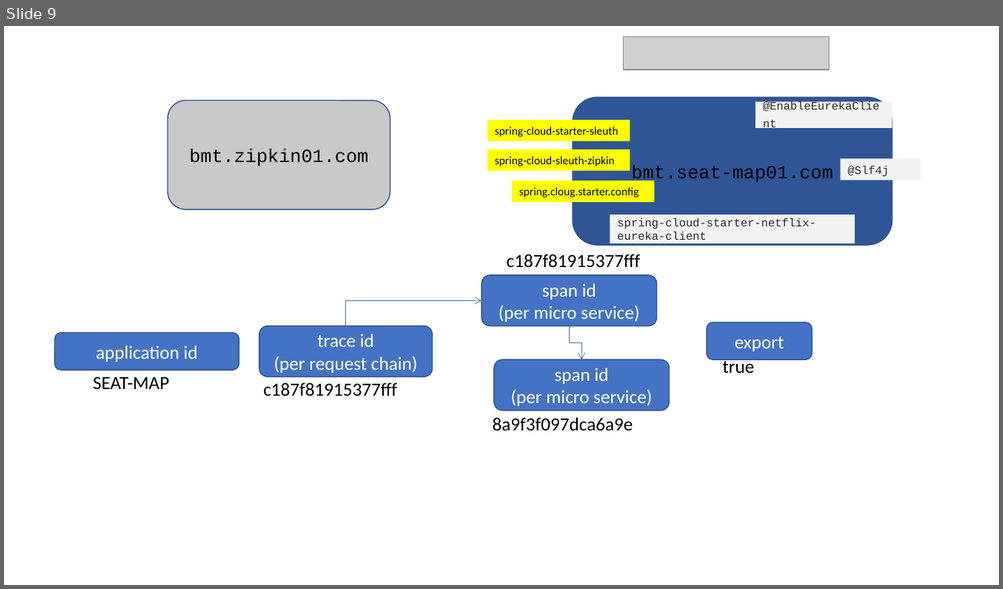
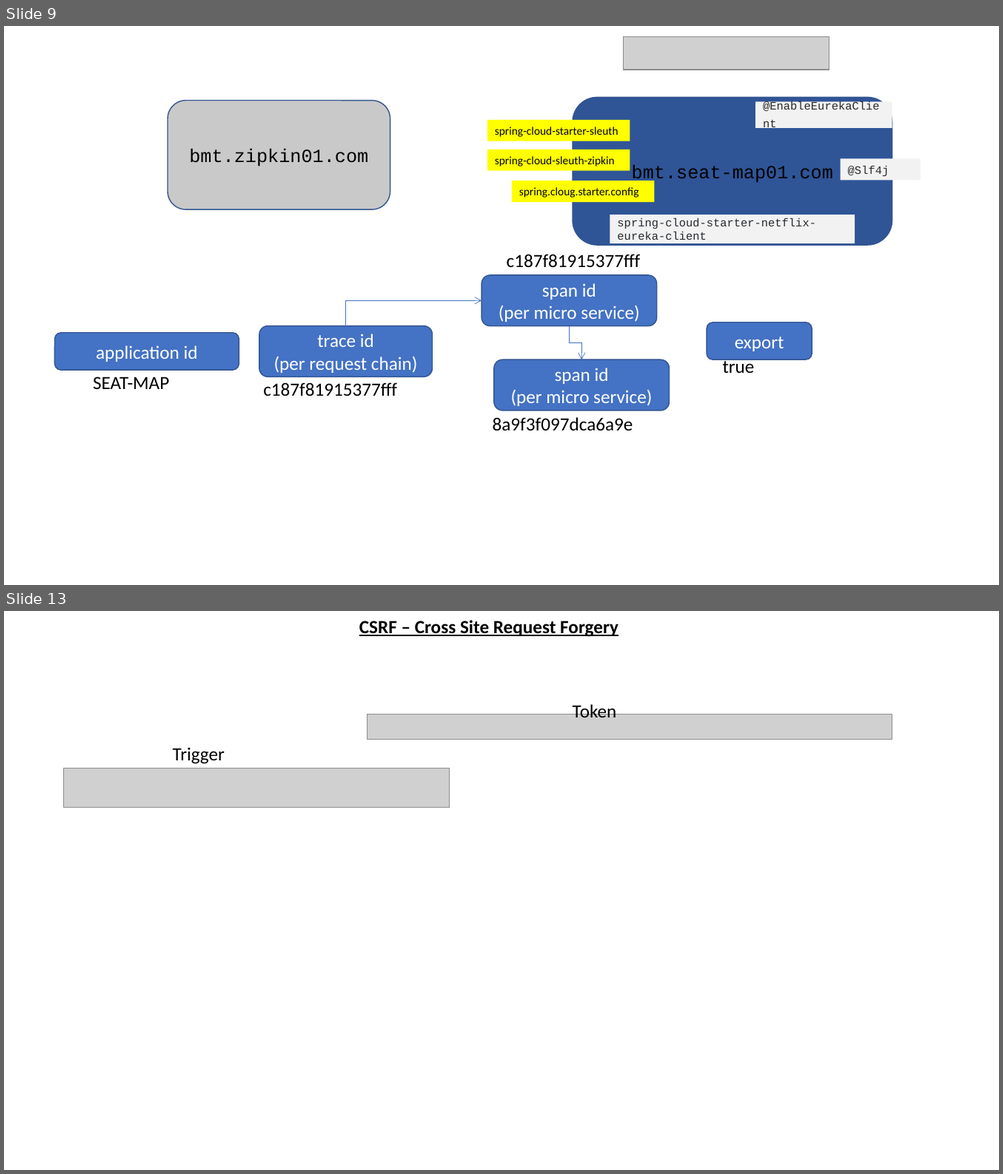
Before and after one commit to rkumar-bengaluru/algoes, a slide deck: src/spring/spring.boot.pptx. Shown one above the other, each under a label of ours: slide 9 before the commit, slides 9 and 13 after it; the slides between them are not shown. The pictures are 1003x589 and 1003x1174 pixels, drawn with LibreOffice and Linux fonts; fonts in the diff are those of the drawing; grey boxes stand for pictures. Boxes give left, top, right and bottom in pixels: in the first picture for what was removed or moved away, otherwise in the second. Text is boxed around its words. In the diff, an @@ line names an element or a change of style, - is before the commit and + after.

```diff
--- a/src/spring/spring.boot.pptx
+++ b/src/spring/spring.boot.pptx
@@ slide 13 added at (4,611,999,1170), background #FFFFFF @@
@@ text added at (359,620,618,637), 18 pt, text #000000, bold, underline @@
+CSRF – Cross Site Request Forgery
@@ group added at (64,703,892,807): 2 pictures, 2 texts @@
+Trigger
+Token
```
Also in this commit, not shown: 1 slide changed.
